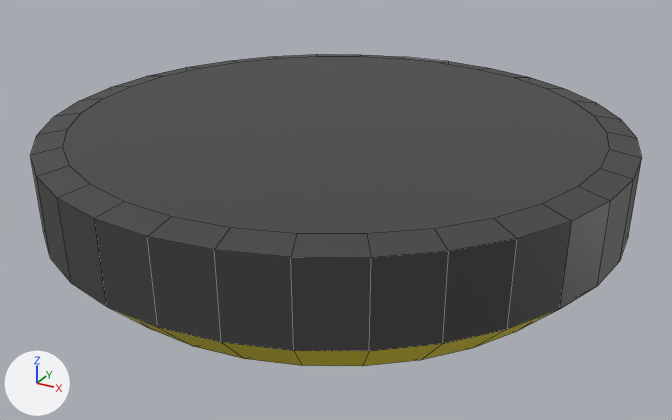
Two versions of the FBX model Assets/Wohnzimmerlampe blend.fbx, one commit apart.
Rendered twice from a 50 mm lens placed at (0.658, -1.196, 0.51), pointed at (-0.002, 0.003, -0.089). The axes (+X, +Y, +Z) are drawn at lower left. The lights are the same throughout. Mesh edges are drawn as thin lines. Where no turn or scale is listed for an object, it has been applied to the vertices.

The scene before the commit, as lines of its bpy script (objects in view):
```python
mat_wohnnzimmer_lampe_material_gelb = principled_material('Wohnnzimmer lampe Material Gelb')
mat_wohnnzimmer_lampe_material_gelb.base_color = (0.8, 0.66, 0.0)  # yellow #e7d400
me_cylinder = bpy.data.meshes.new('Cylinder')
me_cylinder.from_pydata(...)  # 256 vertices, 226 faces; spans x -0.45..0.45, y -0.45..0.45, z -0.252..0.059
# faces by material slot: [65, 161]
me_cylinder.materials.append(mat_wohnzimmer_lampe_rahmen_material_grau)  # black #414141
me_cylinder.materials.append(mat_wohnnzimmer_lampe_material_gelb)  # yellow #e7d400
ob_cylinder = bpy.data.objects.new('Cylinder', me_cylinder)
ob_cylinder.location = (0.0, 0.0, 0.0)
```
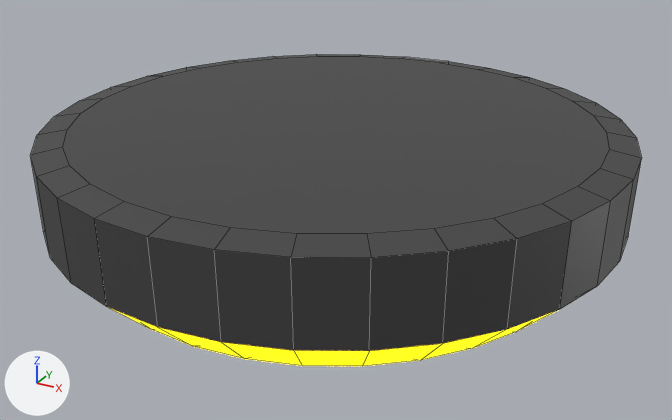
Location of each change, (x1, y1, x2, y2) in pixels of the pictures (672 x 420 px):
'Cylinder', recoloured, surface changed
    both: (102, 295, 562, 366)

Diff of the bpy script that builds the scene:
```diff
--- a/Assets/Wohnzimmerlampe blend.fbx.py
+++ b/Assets/Wohnzimmerlampe blend.fbx.py
@@ mat_wohnnzimmer_lampe_material_gelb @@
 mat_wohnnzimmer_lampe_material_gelb.base_color = (0.8, 0.66, 0.0)  # yellow #e7d400
+mat_wohnnzimmer_lampe_material_gelb.emission_strength = 5.7
+mat_wohnnzimmer_lampe_material_gelb.emission_color = (0.615, 0.365, 0.0)  # yellow #cea300
```
